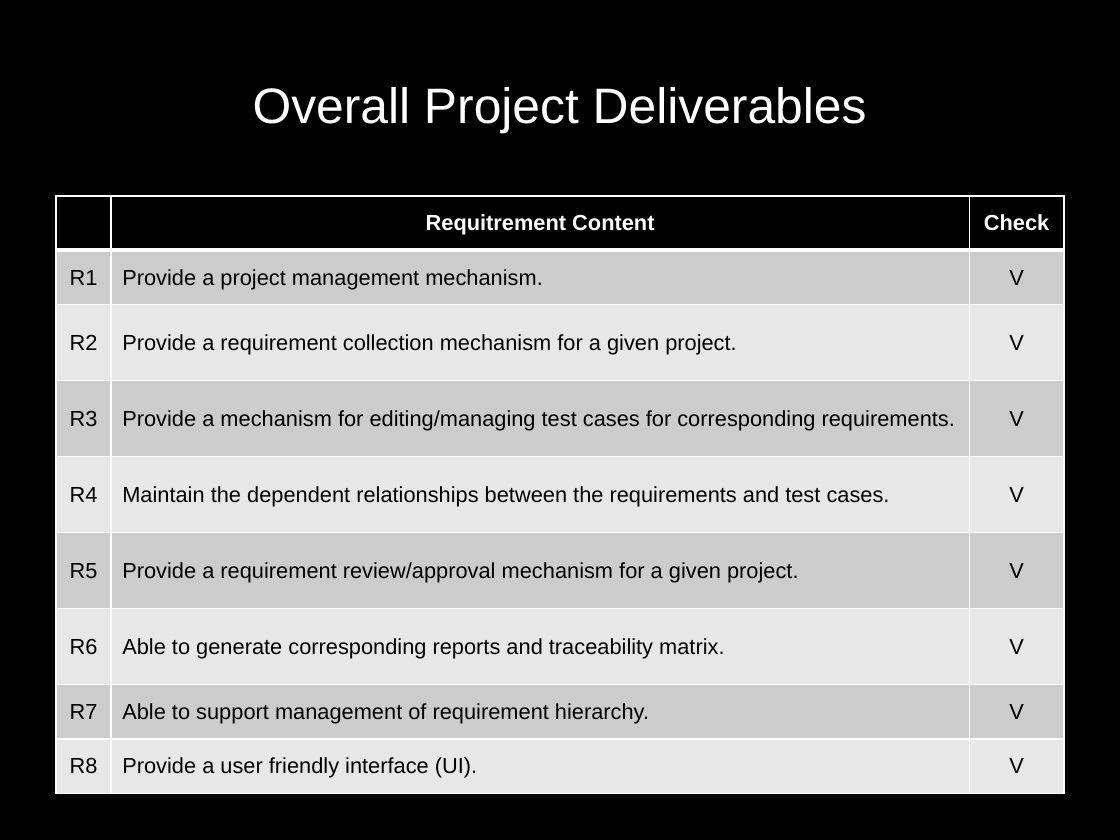
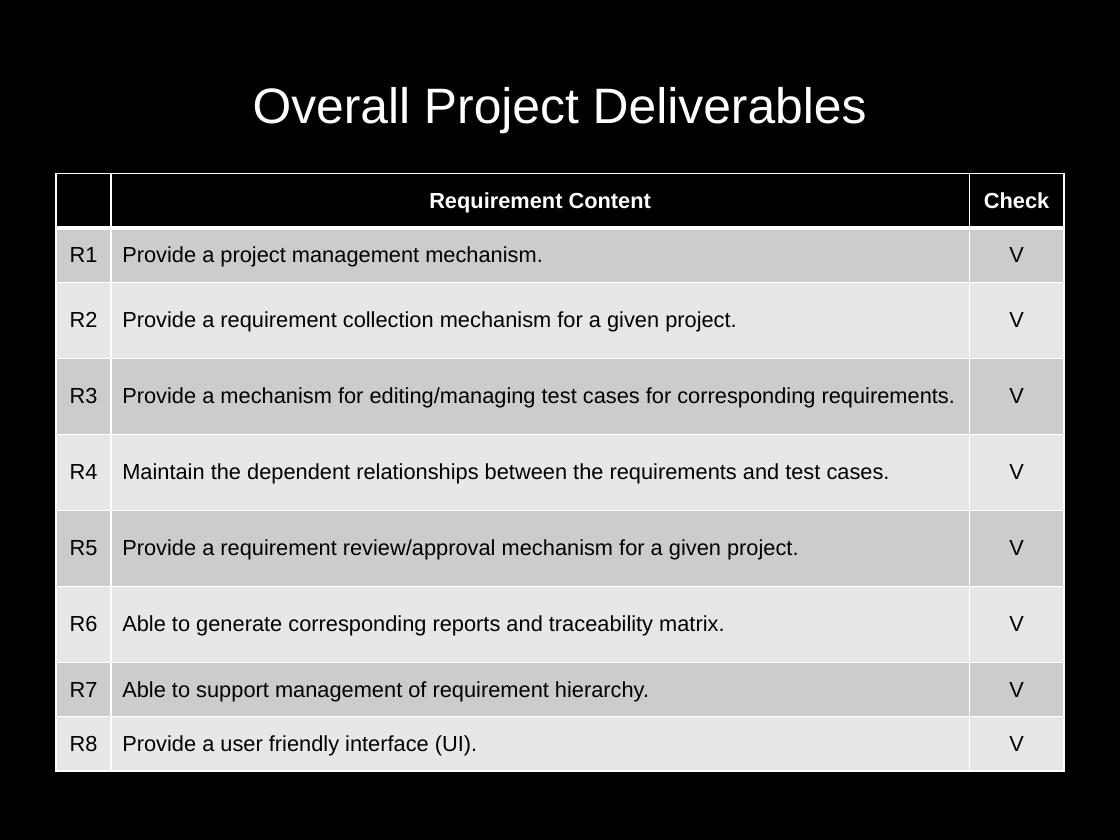
Before and after one commit to LutherTsaiTW/2015SoftwareEngineering, a slide deck: slide 7 of Phase03_Doc/Presentation/Final Presentations.pptx. Drawn at 1120x840 pixels with LibreOffice and Linux fonts; fonts in the diff are those of the drawing. Boxes give left, top, right and bottom in pixels: in the first picture for what was removed or moved away, otherwise in the second. Text is boxed around its words. In the diff, an @@ line names an element or a change of style, - is before the commit and + after.

```diff
--- a/Phase03_Doc/Presentation/Final Presentations.pptx
+++ b/Phase03_Doc/Presentation/Final Presentations.pptx
@@ table at (x1=56, y1=174, x2=1063, y2=772) @@
-row 1, column 2: Requitrement Content
+row 1, column 2: Requirement Content
@@ table moved from (x1=56, y1=196, x2=1063, y2=794) to (x1=56, y1=174, x2=1063, y2=772) @@
```
Also in this commit, not shown: 6 other slides changed, 5 other files.
